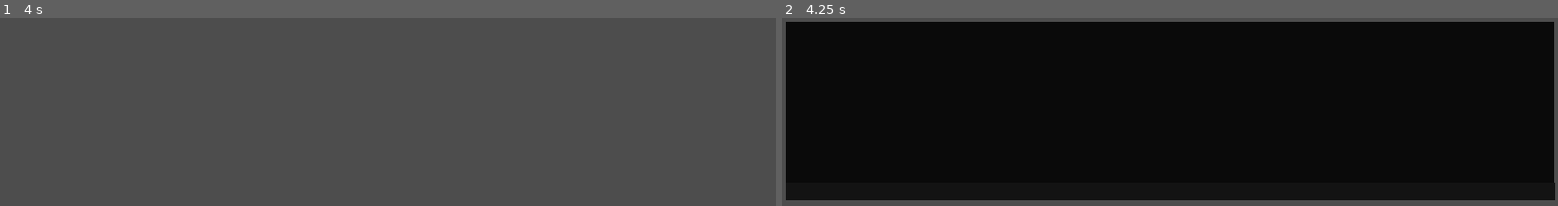
Above: before the commit, frames 1-2 (left to right).
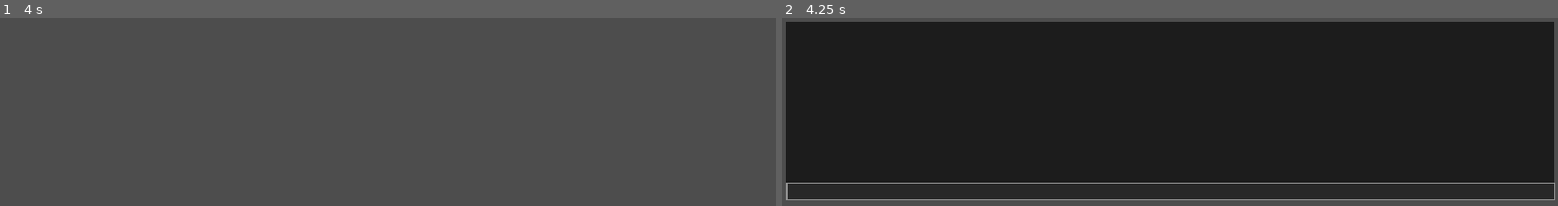
Above: after the commit, the same moments.

Repository: Nomok/Godot-Debug-Console
Game: Godot game, scene res://Scenes/ui_debugmenu.tscn
The game is run twice, just before and just after one commit, with the same random seed, the same clock (stepped at 60 frames per second) and the same inputs. The project has no main scene, so this scene is started directly.
Inputs:
- Up to frame 1 (4 s): tap Enter at 0.5, 2, 3.5 s; hold Tab (ui_focus_next) 0.53-1.28 s; tap Space at 1.25, 2.75 s; tap Tab (ui_focus_next) at 1.35, 2.85 s; hold Tab (ui_focus_next) 2.03-2.78 s; hold Tab (ui_focus_next) from 3.53 s (still down)
- Up to frame 2 (4.25 s): keep holding Tab (ui_focus_next); tap ` (toggle_console) at 4.15 s

Frame 1 is identical in both runs. In frame 2, 1.1% of the frame differs, in the area x 0-100%, y 87-97%.

Commit message:
Add method to remove duplicate debug consoles
This solves the actual bugs behind the ui_focus_next call and the general strange UI behavior

Diff:
--- a/Scenes/ui_debugmenu.tscn
+++ b/Scenes/ui_debugmenu.tscn
@@ -5,8 +5,6 @@
 
 [sub_resource type="StyleBoxFlat" id="StyleBoxFlat_sm63s"]
 bg_color = Color(0, 0, 0, 0.6313726)
-
-[sub_resource type="StyleBoxEmpty" id="StyleBoxEmpty_3psyd"]
 
 [sub_resource type="StyleBoxFlat" id="StyleBoxFlat_ywevt"]
 bg_color = Color(0, 0, 0, 0.47058824)
@@ -54,16 +52,11 @@
 theme_override_styles/panel = SubResource("StyleBoxFlat_sm63s")
 
 [node name="VBoxContainer" type="VBoxContainer" parent="ConsoleMenu/ConsoleLog" unique_id=1119134228]
-z_index = 1
 layout_mode = 2
 size_flags_horizontal = 3
 size_flags_vertical = 3
 
-[node name="PanelContainer" type="PanelContainer" parent="ConsoleMenu" unique_id=1903620566]
-layout_mode = 2
-theme_override_styles/panel = SubResource("StyleBoxEmpty_3psyd")
-
-[node name="LineEdit" type="LineEdit" parent="ConsoleMenu/PanelContainer" unique_id=848442705]
+[node name="LineEdit" type="LineEdit" parent="ConsoleMenu" unique_id=848442705]
 layout_mode = 2
 size_flags_vertical = 3
 size_flags_stretch_ratio = 0.0
@@ -76,14 +69,8 @@
 selecting_enabled = false
 deselect_on_focus_loss_enabled = false
 drag_and_drop_selection_enabled = false
-flat = true
 virtual_keyboard_enabled = false
 caret_blink = true
-
-[node name="ColorRect" type="ColorRect" parent="ConsoleMenu/PanelContainer" unique_id=57514237]
-z_index = -1
-layout_mode = 2
-color = Color(0, 0, 0, 0.49803922)
 
 [node name="Stats" type="VBoxContainer" parent="." unique_id=2023789106]
 layout_mode = 1
@@ -156,4 +143,4 @@
 layout_mode = 2
 theme_override_font_sizes/font_size = 18
 
-[connection signal="text_submitted" from="ConsoleMenu/PanelContainer/LineEdit" to="ConsoleMenu/PanelContainer/LineEdit" method="_on_text_submitted"]
+[connection signal="text_submitted" from="ConsoleMenu/LineEdit" to="ConsoleMenu/LineEdit" method="_on_text_submitted"]
--- a/Scripts/scr_debugconsole.gd
+++ b/Scripts/scr_debugconsole.gd
@@ -1,10 +1,10 @@
-extends VBoxContainer
+extends Node
 
-@onready var line_edit: LineEdit = $PanelContainer/LineEdit
-@onready var console_log: ScrollContainer = $ConsoleLog
-@onready var console_log_container: VBoxContainer = $ConsoleLog/VBoxContainer
+@onready var line_edit: LineEdit = $LineEdit ## Text box used for command input.
+@onready var console_log: VBoxContainer = $ConsoleLog/VBoxContainer ## Vertical container that stores console logs as RichTextLabels.
+@onready var console_log_container: ScrollContainer = $ConsoleLog ## Scroll box used for holding the console logs.
 
-var max_scroll_length: float = 0.0 # Used to keep track of the console_log scroll length
+var max_scroll_length: float = 0.0 ## Variable used to keep track of the console_log_container scroll length.
 
 var console_visible: bool = false
 var command_history: PackedStringArray = []
@@ -14,14 +14,14 @@
 	self.visible = console_visible
 	line_edit.text_submitted.connect(_console_command_entered)
 
-	max_scroll_length = console_log.get_v_scroll_bar().max_value
-	console_log_container.sort_children.connect(_auto_scroll)
+	max_scroll_length = console_log_container.get_v_scroll_bar().max_value
+	console_log.sort_children.connect(_auto_scroll)
 
 ## Prints a string to the debug console.
 func cprint(text_input: String, text_color: Color = Color.WHITE) -> void:
 	var new_text: RichTextLabel = RichTextLabel.new()
-	console_log_container.add_child(new_text)
-	new_text.owner = console_log_container
+	console_log.add_child(new_text)
+	new_text.owner = console_log
 	new_text.fit_content = true
 	new_text.add_text(text_input)
 	new_text.modulate = text_color
@@ -44,9 +44,7 @@
 			line_edit.clear()
 			command_index = -1 # resets the command selection index when closing the console
 
-	# This is broken and needs to be refactored at some point
 	if event.is_action_pressed("ui_focus_next") and console_visible:
-		get_viewport().set_input_as_handled() # Mark the input as handled so the Text node ignores it
 		if !command_history.is_empty():
 			if command_index < command_history.size() - 1: command_index += 1
 			else: command_index = 0
@@ -88,8 +86,8 @@
 
 	line_edit.clear()
 
-# Automatically scrolls the console_log to the bottom when a new child object is added to the container
+## Automatically scrolls the console_log_container to the bottom when a new child object is added to the container
 func _auto_scroll() -> void:
-	if max_scroll_length != console_log.get_v_scroll_bar().max_value:
-		console_log.get_v_scroll_bar().value = console_log.get_v_scroll_bar().max_value
-		max_scroll_length = console_log.get_v_scroll_bar().max_value
+	if max_scroll_length != console_log_container.get_v_scroll_bar().max_value:
+		console_log_container.get_v_scroll_bar().value = console_log_container.get_v_scroll_bar().max_value
+		max_scroll_length = console_log_container.get_v_scroll_bar().max_value
--- a/Scripts/scr_debugmenu.gd
+++ b/Scripts/scr_debugmenu.gd
@@ -4,6 +4,19 @@
 @onready var memory_usage:Label = $Stats/PanelContainer2/HBoxContainer/Label
 @onready var max_memory_usage:Label = $Stats/PanelContainer3/HBoxContainer/Label
 @onready var video_mem:Label = $Stats/PanelContainer4/HBoxContainer/Label
+
+# Check for if object is an autoloaded singleton
+func is_autoload(node: Node) -> bool:
+	var setting_path: String = "autoload/" + node.name
+	if not ProjectSettings.has_setting(setting_path):
+		return false
+	var autoload_node: Node = get_node_or_null("/root/" + node.name)
+	return autoload_node == node
+
+# Gets rid of non-singleton instances of the object
+func _ready() -> void:
+	if not is_autoload(self):
+		self.queue_free()
 
 func _init() -> void:
 	if !OS.is_debug_build():
